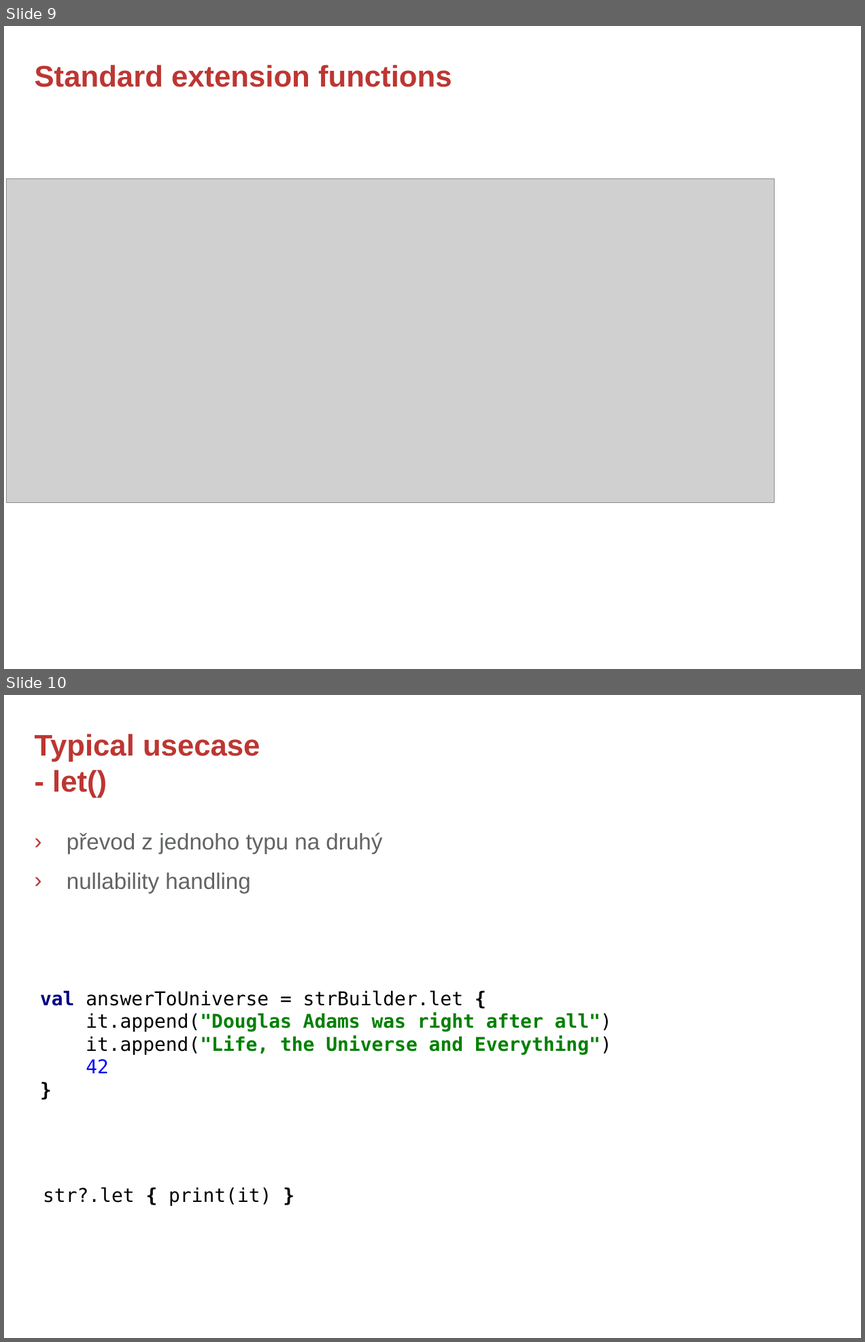
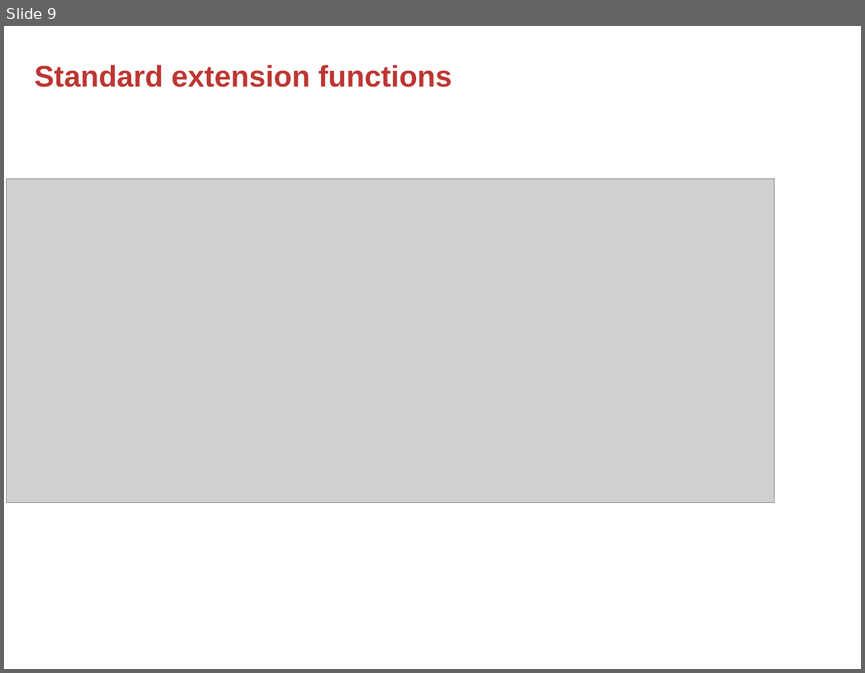
Before and after one commit to rokusjar/KotlinSkoleni, a slide deck: slides/Kotlin - 4. Standard Extension Functions.pptx. Shown one above the other, each under a label of ours: slides 9 and 10 before the commit, slide 9 after it. The pictures are 865x1342 and 865x673 pixels, drawn with LibreOffice and Linux fonts; fonts in the diff are those of the drawing; grey boxes stand for pictures; background and template pictures are left out. Boxes give left, top, right and bottom in pixels: in the first picture for what was removed or moved away, otherwise in the second. Text is boxed around its words. In the diff, an @@ line names an element or a change of style, - is before the commit and + after.

```diff
--- a/slides/Kotlin - 4. Standard Extension Functions.pptx
+++ b/slides/Kotlin - 4. Standard Extension Functions.pptx
@@ slide 10 removed at (4, 695, 861, 1338), background #FFFFFF @@
@@ title removed at (35, 734, 260, 797) @@
-Typical usecase
-- let()
@@ text removed at (67, 832, 382, 893) @@
-› převod z jednoho typu na druhý
-› nullability handling
@@ text removed at (40, 990, 612, 1073) @@
-val answerToUniverse = strBuilder.let {
-it.append("Douglas Adams was right after all")
-it.append("Life, the Universe and Everything")
-42
-}
@@ text removed at (43, 1187, 271, 1206) @@
-str?.let { print(it) }
@@ page number removed at (795, 1293, 844, 1310) @@
-10
```
Also in this commit, not shown: 10 slides changed, 1 slide added, 1 other slide removed.
